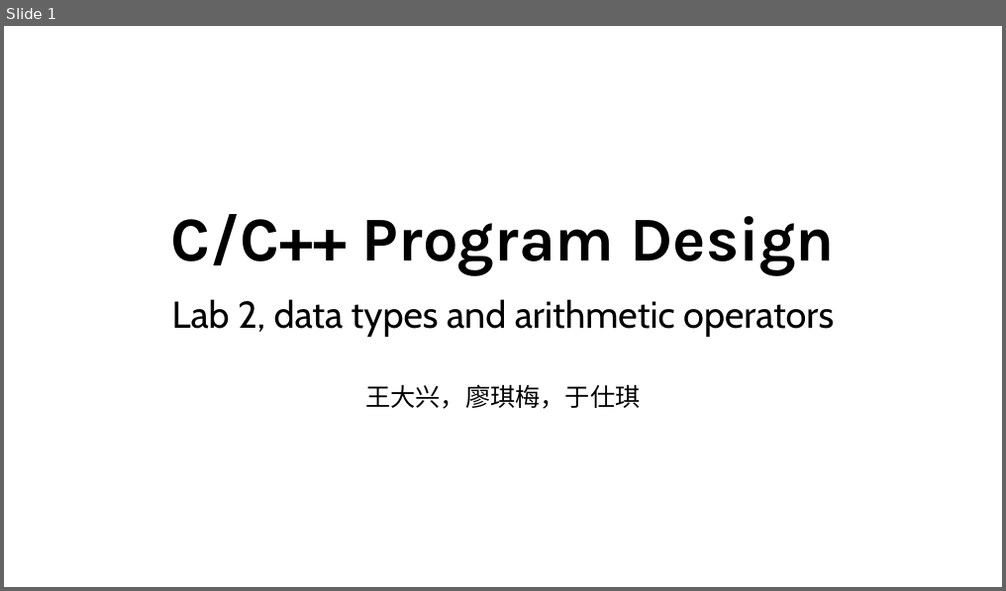
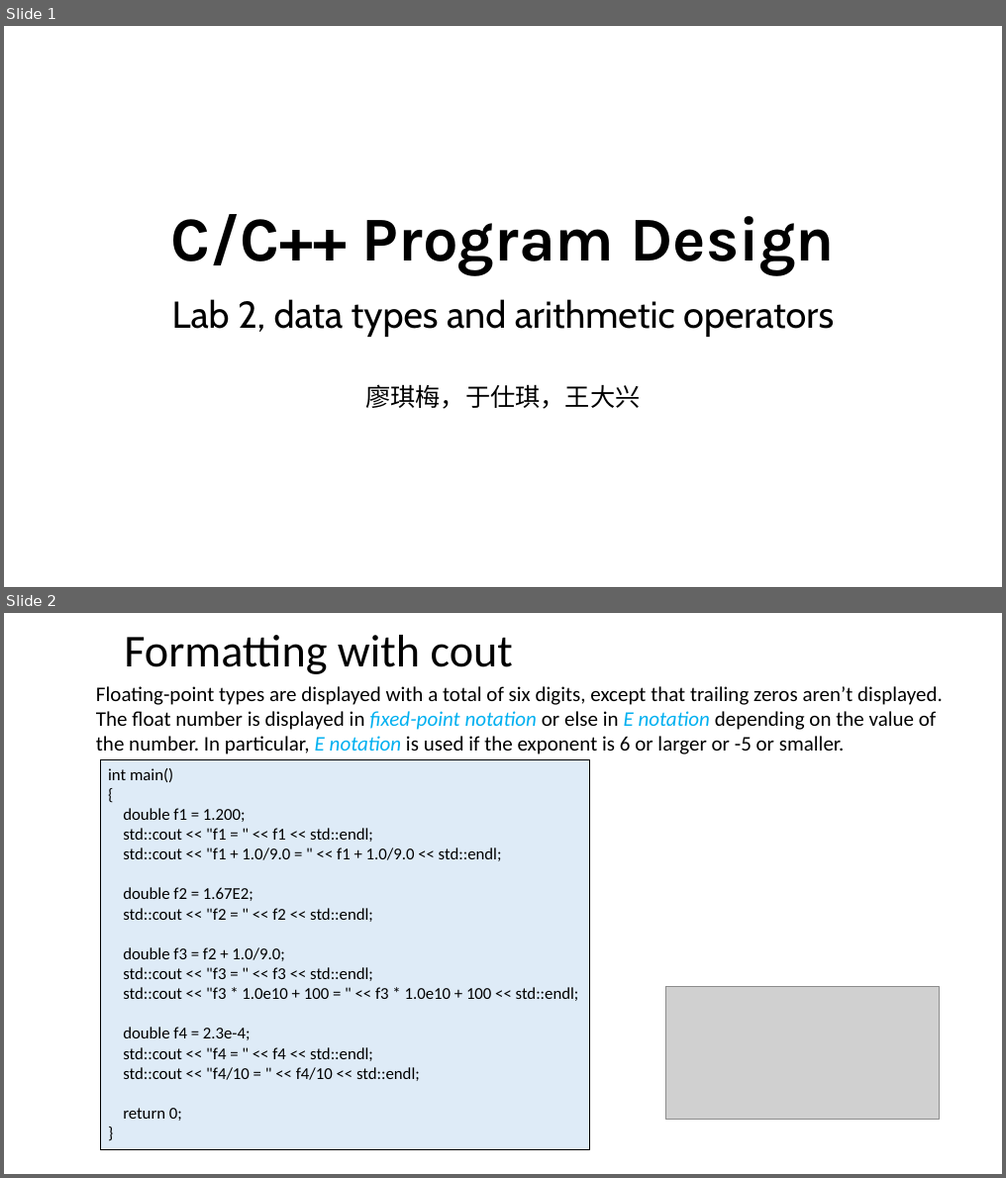
Before and after one commit to ShiqiYu/CPP, a slide deck: week02/Lab02.pptx. Shown one above the other, each under a label of ours: slide 1 before the commit, slides 1 and 2 after it. The pictures are 1006x591 and 1006x1178 pixels, drawn with LibreOffice and Linux fonts; fonts in the diff are those of the drawing; grey boxes stand for pictures; background and template pictures are left out. Boxes give left, top, right and bottom in pixels: in the first picture for what was removed or moved away, otherwise in the second. Text is boxed around its words. In the diff, an @@ line names an element or a change of style, - is before the commit and + after.

```diff
--- a/week02/Lab02.pptx
+++ b/week02/Lab02.pptx
@@ slide 2 added at [4, 613, 1002, 1174], background #FFFFFF @@
@@ title added at [124, 635, 513, 674], 44 pt, text #000000 @@
+Formatting with cout
@@ text added at [96, 686, 943, 755], 20 pt, text #000000 @@
+Floating-point types are displayed with a total of six digits, except that trailing zeros aren’t displayed. The float number is displayed in fixed-point notation or else in E notation depending on the value of the number. In particular, E notation is used if the exponent is 6 or larger or -5 or smaller.
@@ rectangle added at [101, 760, 590, 1151], fill #DEEBF7, outline #000000 0.75 pt, 16 pt, text #000000 @@
+int main()
+{
+double f1 = 1.200;
+std::cout << "f1 = " << f1 << std::endl;
+std::cout << "f1 + 1.0/9.0 = " << f1 + 1.0/9.0 << std::endl;
+double f2 = 1.67E2;
+std::cout << "f2 = " << f2 << std::endl;
+double f3 = f2 + 1.0/9.0;
+std::cout << "f3 = " << f3 << std::endl;
+std::cout << "f3 * 1.0e10 + 100 = " << f3 * 1.0e10 + 100 << std::endl;
+double f4 = 2.3e-4;
+std::cout << "f4 = " << f4 << std::endl;
+std::cout << "f4/10 = " << f4/10 << std::endl;
+return 0;
+}
@@ picture added at [665, 986, 940, 1120] @@
@@ slide 1 changed as well @@
@@ subtitle at [365, 384, 640, 409]: text changed @@
-王大兴，廖琪梅，于仕琪
+廖琪梅，于仕琪，王大兴
```
Also in this commit, not shown: 5 other slides changed, 8 other slides added, 11 slides removed.
